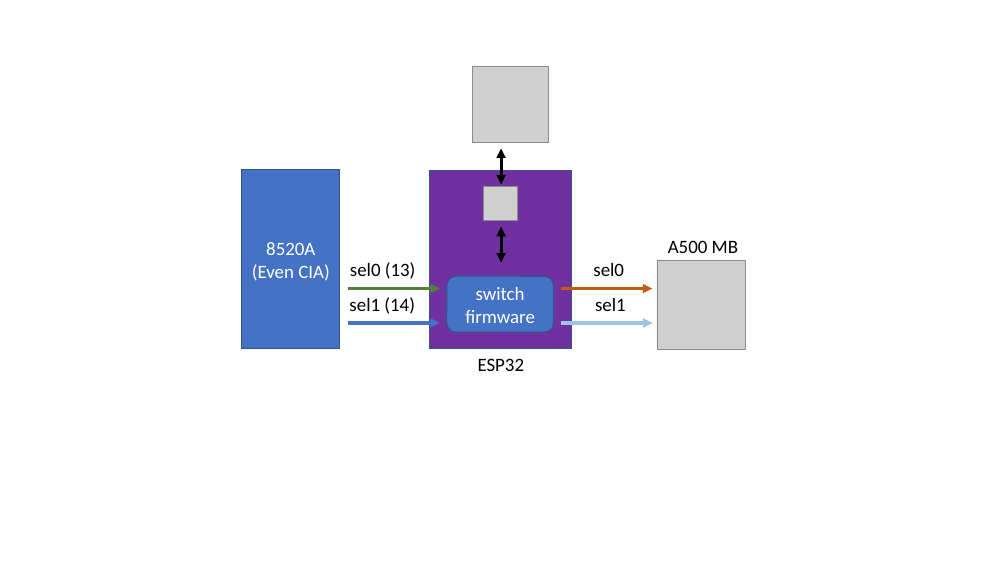
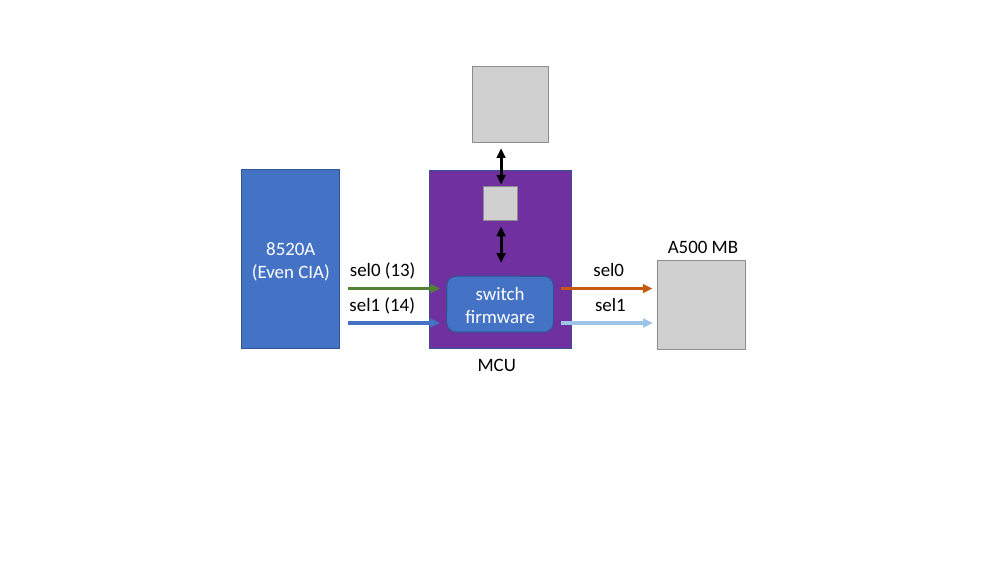
Before and after one commit to dtheodor79/dfSelector, a slide deck: slide 1 of images/concept.pptx. Drawn at 1008x567 pixels with LibreOffice and Linux fonts; fonts in the diff are those of the drawing; grey boxes stand for pictures. Boxes give left, top, right and bottom in pixels: in the first picture for what was removed or moved away, otherwise in the second. Text is boxed around its words. In the diff, an @@ line names an element or a change of style, - is before the commit and + after.

```diff
--- a/images/concept.pptx
+++ b/images/concept.pptx
@@ text at [478, 358, 516, 371]: text changed @@
-ESP32
+MCU
```
Also in this commit, not shown: 1 other file.
